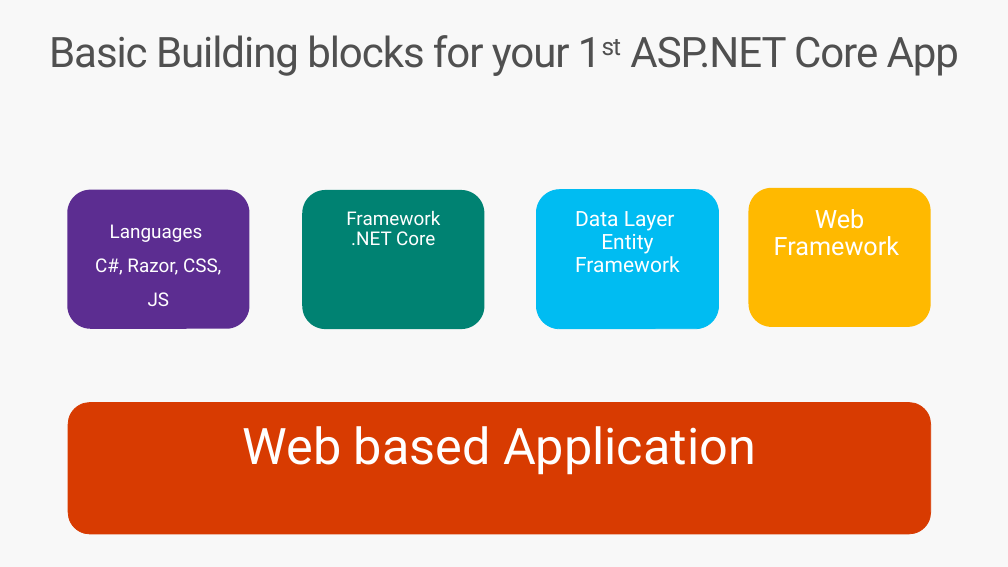
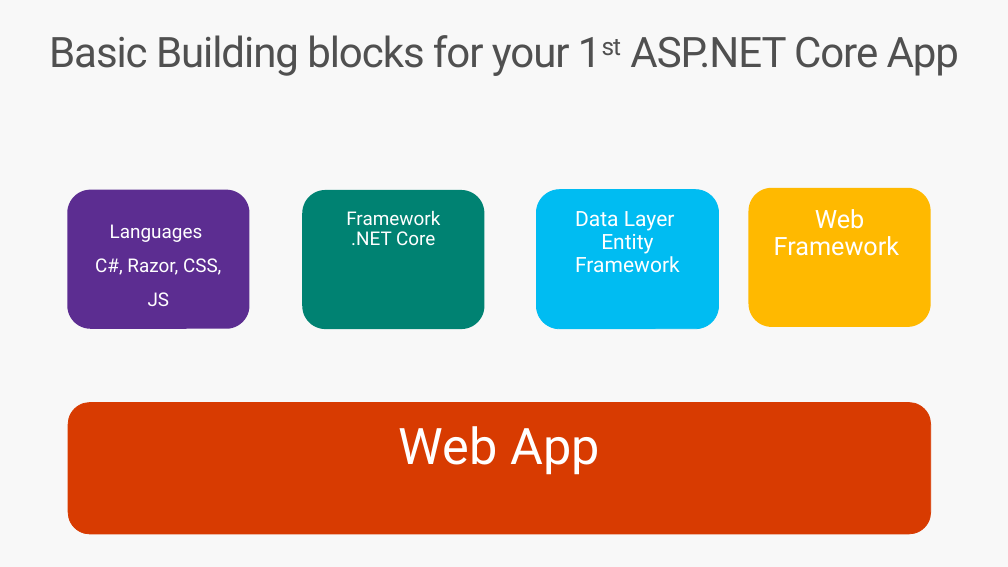
Before and after one commit to dotnet-presentations/aspnetcore-for-beginners, a slide deck: slide 10 of deck/ASP.NETCore_Beginners.pptx. Drawn at 1008x567 pixels with LibreOffice and Linux fonts; fonts in the diff are those of the drawing. Boxes give left, top, right and bottom in pixels: in the first picture for what was removed or moved away, otherwise in the second. Text is boxed around its words. In the diff, an @@ line names an element or a change of style, - is before the commit and + after.

```diff
--- a/deck/ASP.NETCore_Beginners.pptx
+++ b/deck/ASP.NETCore_Beginners.pptx
@@ text in rounded rectangle at <box>399,426,599,475</box>: text changed @@
-Web based Application
+Web App
```
Also in this commit, not shown: 1 other slide changed.
